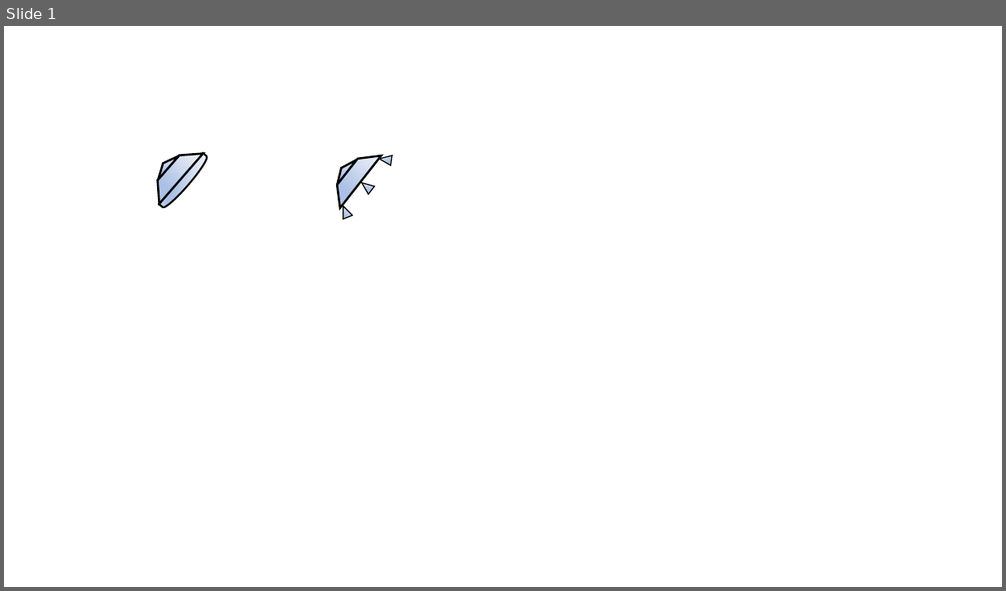
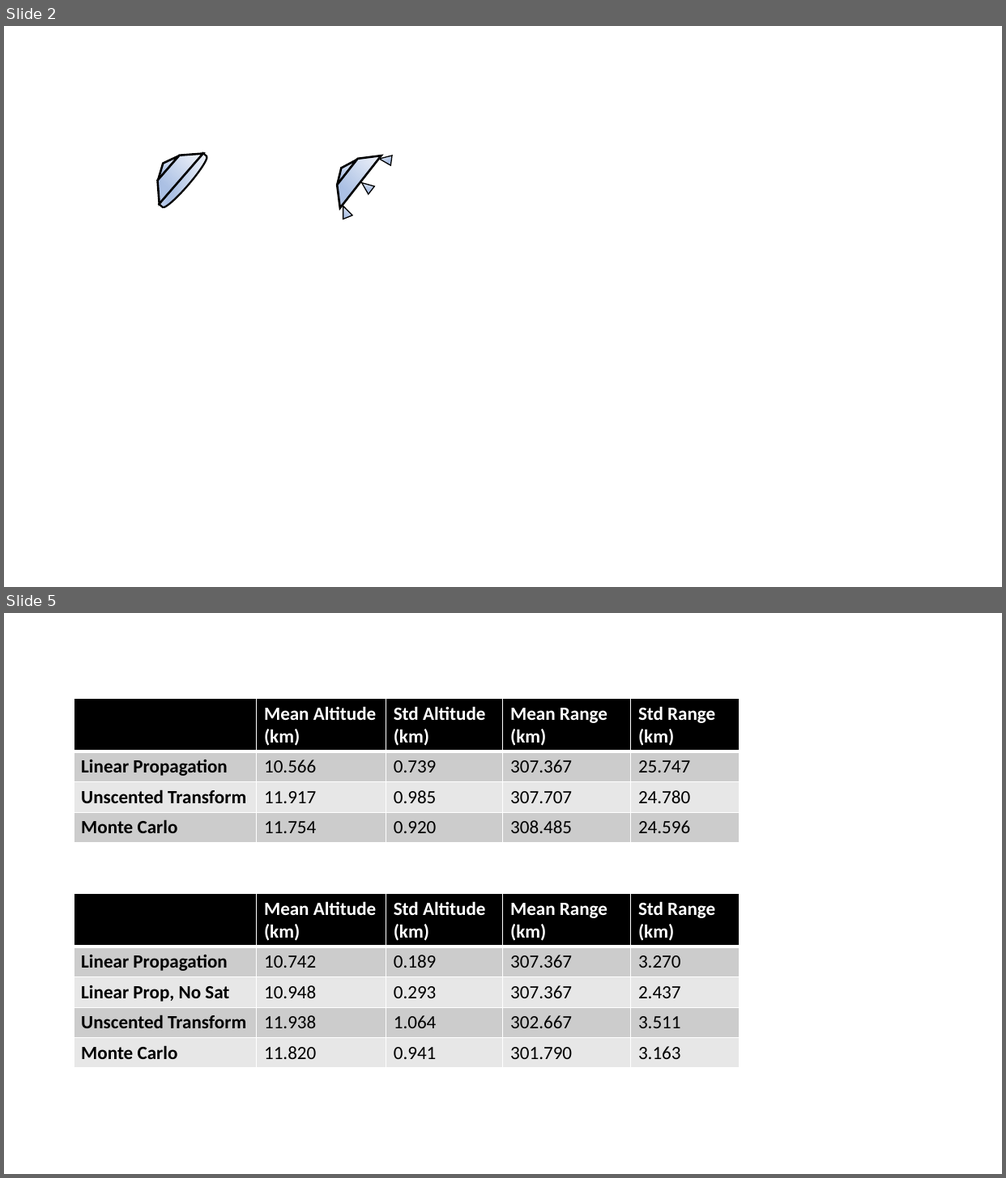
Before and after one commit to CDNoyes/EDL-Py, a slide deck: Documents/Dissertation/Figures.pptx. Shown one above the other, each under a label of ours: slide 1 before the commit, slides 2 and 5 after it; the slides between them are not shown. The pictures are 1006x591 and 1006x1178 pixels, drawn with LibreOffice and Linux fonts; fonts in the diff are those of the drawing. Boxes give left, top, right and bottom in pixels: in the first picture for what was removed or moved away, otherwise in the second. Text is boxed around its words. In the diff, an @@ line names an element or a change of style, - is before the commit and + after.

```diff
--- a/Documents/Dissertation/Figures.pptx
+++ b/Documents/Dissertation/Figures.pptx
@@ slide 5 added at [4, 613, 1002, 1174], background #FFFFFF @@
@@ table added at [74, 698, 739, 1032], 4 rows, 5 columns @@
+ | Mean Altitude (km) | Std Altitude (km) | Mean Range (km) | Std Range (km)
+Linear Propagation | 10.566 | 0.739 | 307.367 | 25.747
+Unscented Transform | 11.917 | 0.985 | 307.707 | 24.780
+Monte Carlo | 11.754 | 0.920 | 308.485 | 24.596
@@ table added at [74, 894, 739, 1067], 5 rows, 5 columns @@
+ | Mean Altitude (km) | Std Altitude (km) | Mean Range (km) | Std Range (km)
+Linear Propagation | 10.742 | 0.189 | 307.367 | 3.270
+Linear Prop, No Sat | 10.948 | 0.293 | 307.367 | 2.437
+Unscented Transform | 11.938 | 1.064 | 302.667 | 3.511
+Monte Carlo | 11.820 | 0.941 | 301.790 | 3.163
@@ what was slide 1 is now slide 2 @@
```
Also in this commit, not shown: 1 slide changed, 2 other slides added, 34 other files.
